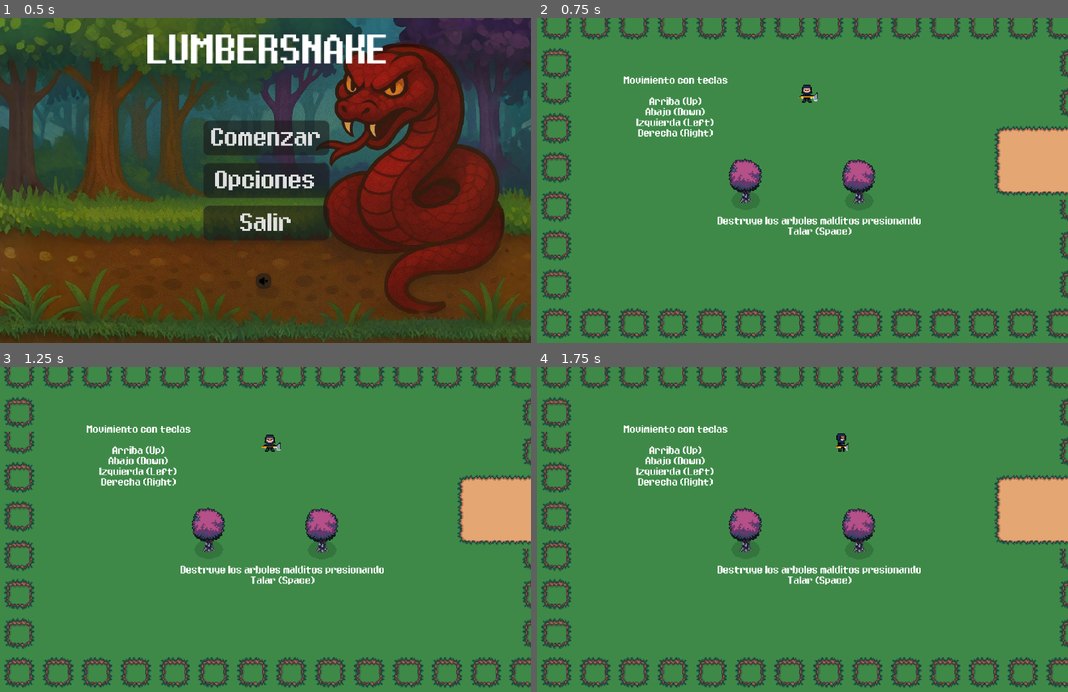
Above: before the commit, frames 1-4 (two rows, left to right).
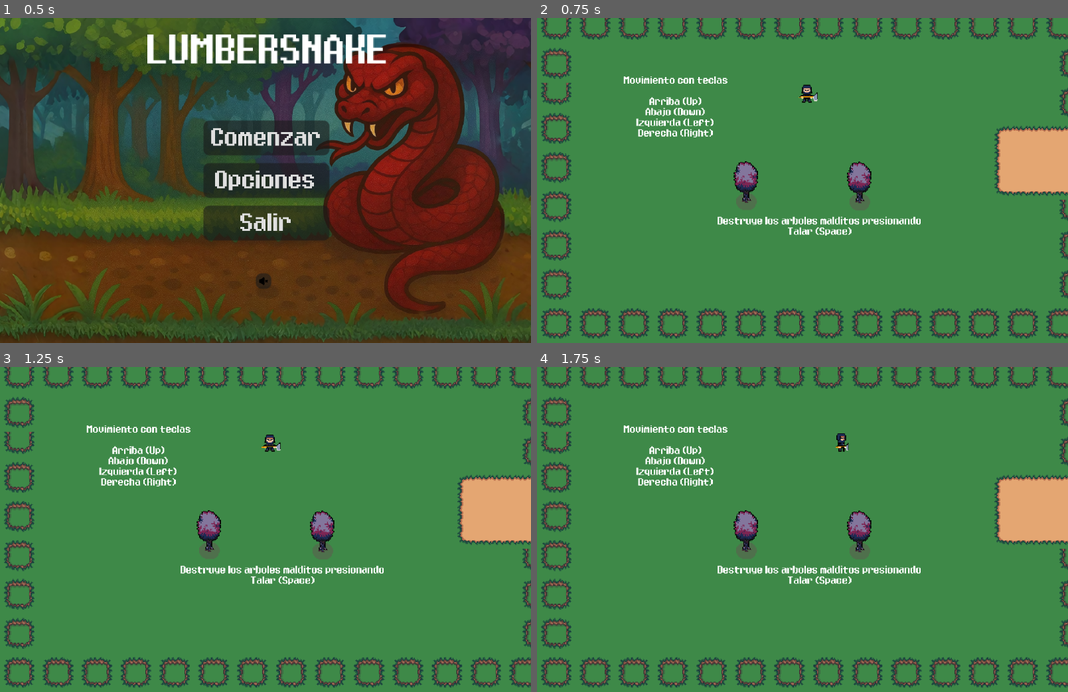
Above: after the commit, the same moments.

Repository: tomas2305/lumbersnake
Game: Godot game, scene res://menus/menu.tscn
Two runs of this game, one before a commit and one after it. Both use one fixed random seed, a clock stepped at 60 frames per second and the inputs below.
Inputs (mouse positions are in pixels of both pictures, inside the frame that each line leads up to):
- Up to frame 1 (0.5 s): no input
- Up to frame 2 (0.75 s): click "Comenzar" at 0.5 s
- Up to frame 3 (1.25 s): no input
- Up to frame 4 (1.75 s): tap Enter at 1.25 s; move the mouse to (919, 513) at 1.27 s; hold Right (right) from 1.28 s (still down); hold Space (hit) from 1.28 s (still down); click (919, 513) at 1.42 s

Frame 1 is identical in both runs. In frame 2, 1.3% of the frame differs, in the area x 36-64%, y 43-60%; in frame 3, 1.3%; in frame 4, 1.3%.

Commit message:
Add tree sprites

Diff:
--- a/player/player.tscn
+++ b/player/player.tscn
@@ -422,7 +422,7 @@
 position = Vector2(0, -2)
 scale = Vector2(1.2, 1.352)
 sprite_frames = SubResource("SpriteFrames_gcmgo")
-animation = &"idle_down"
+animation = &"hit_down"
 
 [node name="CollisionShape2D" type="CollisionShape2D" parent="."]
 position = Vector2(-0.5, 3.5)
--- a/trees/base_tree.gd
+++ b/trees/base_tree.gd
@@ -8,16 +8,20 @@
 @export var min_hits := 3
 @export var max_hits := 6
 
+@onready var chop_area: Area2D = $ChopArea
+
 var required_hits := 0
 var current_hits := 0
 var player_in_area := false
 var player_ref: Player = null
+var returning_to_focus_after_hit = false
 @onready var animated_sprite_2d: AnimatedSprite2D = $AnimatedSprite2D
 
 func _ready() -> void:
 	required_hits = randi_range(min_hits, max_hits)
-	$ChopArea.body_entered.connect(_on_body_entered)
-	$ChopArea.body_exited.connect(_on_body_exited)
+	chop_area.body_entered.connect(_on_body_entered)
+	chop_area.body_exited.connect(_on_body_exited)
+	animated_sprite_2d.connect("animation_finished", Callable(self, "_on_animation_finished"))
 
 func _on_body_entered(body: Node) -> void:
 	if body is Player:
@@ -43,6 +47,10 @@
 	print("Golpe recibido:", current_hits, "/", required_hits)
 
 	emit_signal("sound_emitted", global_position)
+	animated_sprite_2d.play("hit")
+	returning_to_focus_after_hit = true
+
+
 	emit_sound()
 
 	if current_hits >= required_hits:
@@ -57,3 +65,8 @@
 	for body in bodies:
 		if body.has_method("hear_sound"):
 			body.hear_sound(global_position)
+
+func _on_animation_finished():
+	if returning_to_focus_after_hit and animated_sprite_2d.animation == "hit":
+		animated_sprite_2d.play("focus")
+		returning_to_focus_after_hit = false
--- a/trees/base_tree.tscn
+++ b/trees/base_tree.tscn
@@ -1,43 +1,124 @@
-[gd_scene load_steps=13 format=3 uid="uid://b38e16u4df4j2"]
+[gd_scene load_steps=23 format=3 uid="uid://b38e16u4df4j2"]
 
 [ext_resource type="Script" uid="uid://bfc38wvohoqp" path="res://trees/base_tree.gd" id="1_nnvrw"]
-[ext_resource type="Texture2D" uid="uid://wo3u4al0qce5" path="res://assets/Outdoor decoration/cursed tree.png" id="2_r65dl"]
-[ext_resource type="Texture2D" uid="uid://dhkpaxdgtfv2k" path="res://assets/Outdoor decoration/cursed_tree_focus.png" id="3_8uk1c"]
+[ext_resource type="Texture2D" uid="uid://7cumewu8cl6f" path="res://assets/forest/cursed_tree.png" id="2_y4okj"]
 [ext_resource type="AudioStream" uid="uid://ckxajb2sbbta2" path="res://assets/giant-fall-impact-352446.mp3" id="3_y7jcc"]
 [ext_resource type="AudioStream" uid="uid://cagn6a6lb3331" path="res://assets/hitting-stalactites-with-axe-212652.mp3" id="4_y4okj"]
 
-[sub_resource type="AtlasTexture" id="AtlasTexture_k0fvx"]
-atlas = ExtResource("2_r65dl")
-region = Rect2(0, 0, 64, 80)
+[sub_resource type="AtlasTexture" id="AtlasTexture_8uk1c"]
+atlas = ExtResource("2_y4okj")
+region = Rect2(0, 64, 32, 64)
+
+[sub_resource type="AtlasTexture" id="AtlasTexture_jvxhm"]
+atlas = ExtResource("2_y4okj")
+region = Rect2(32, 64, 32, 64)
 
 [sub_resource type="AtlasTexture" id="AtlasTexture_w0p8k"]
-atlas = ExtResource("3_8uk1c")
-region = Rect2(64, 0, 64, 80)
+atlas = ExtResource("2_y4okj")
+region = Rect2(64, 64, 32, 64)
 
 [sub_resource type="AtlasTexture" id="AtlasTexture_1s62u"]
-atlas = ExtResource("3_8uk1c")
-region = Rect2(128, 0, 64, 80)
+atlas = ExtResource("2_y4okj")
+region = Rect2(96, 64, 32, 64)
+
+[sub_resource type="AtlasTexture" id="AtlasTexture_ct7b4"]
+atlas = ExtResource("2_y4okj")
+region = Rect2(128, 64, 32, 64)
+
+[sub_resource type="AtlasTexture" id="AtlasTexture_p1v4u"]
+atlas = ExtResource("2_y4okj")
+region = Rect2(160, 64, 32, 64)
+
+[sub_resource type="AtlasTexture" id="AtlasTexture_4gqdc"]
+atlas = ExtResource("2_y4okj")
+region = Rect2(192, 64, 32, 64)
+
+[sub_resource type="AtlasTexture" id="AtlasTexture_y8abn"]
+atlas = ExtResource("2_y4okj")
+region = Rect2(0, 128, 32, 64)
+
+[sub_resource type="AtlasTexture" id="AtlasTexture_tofx5"]
+atlas = ExtResource("2_y4okj")
+region = Rect2(32, 128, 32, 64)
+
+[sub_resource type="AtlasTexture" id="AtlasTexture_skier"]
+atlas = ExtResource("2_y4okj")
+region = Rect2(64, 128, 32, 64)
+
+[sub_resource type="AtlasTexture" id="AtlasTexture_qek4k"]
+atlas = ExtResource("2_y4okj")
+region = Rect2(96, 128, 32, 64)
+
+[sub_resource type="AtlasTexture" id="AtlasTexture_0lrwt"]
+atlas = ExtResource("2_y4okj")
+region = Rect2(128, 128, 32, 64)
+
+[sub_resource type="AtlasTexture" id="AtlasTexture_mj7v1"]
+atlas = ExtResource("2_y4okj")
+region = Rect2(160, 128, 32, 64)
+
+[sub_resource type="AtlasTexture" id="AtlasTexture_a35r5"]
+atlas = ExtResource("2_y4okj")
+region = Rect2(0, 0, 32, 64)
 
 [sub_resource type="SpriteFrames" id="SpriteFrames_nnvrw"]
 animations = [{
 "frames": [{
 "duration": 1.0,
-"texture": SubResource("AtlasTexture_k0fvx")
-}],
-"loop": true,
-"name": &"default",
-"speed": 5.0
+"texture": SubResource("AtlasTexture_8uk1c")
 }, {
-"frames": [{
+"duration": 1.0,
+"texture": SubResource("AtlasTexture_jvxhm")
+}, {
 "duration": 1.0,
 "texture": SubResource("AtlasTexture_w0p8k")
 }, {
 "duration": 1.0,
 "texture": SubResource("AtlasTexture_1s62u")
+}, {
+"duration": 1.0,
+"texture": SubResource("AtlasTexture_ct7b4")
+}, {
+"duration": 1.0,
+"texture": SubResource("AtlasTexture_p1v4u")
+}, {
+"duration": 1.0,
+"texture": SubResource("AtlasTexture_4gqdc")
 }],
 "loop": true,
 "name": &"focus",
-"speed": 2.0
+"speed": 8.0
+}, {
+"frames": [{
+"duration": 1.0,
+"texture": SubResource("AtlasTexture_y8abn")
+}, {
+"duration": 1.0,
+"texture": SubResource("AtlasTexture_tofx5")
+}, {
+"duration": 1.0,
+"texture": SubResource("AtlasTexture_skier")
+}, {
+"duration": 1.0,
+"texture": SubResource("AtlasTexture_qek4k")
+}, {
+"duration": 1.0,
+"texture": SubResource("AtlasTexture_0lrwt")
+}, {
+"duration": 1.0,
+"texture": SubResource("AtlasTexture_mj7v1")
+}],
+"loop": false,
+"name": &"hit",
+"speed": 8.0
+}, {
+"frames": [{
+"duration": 1.0,
+"texture": SubResource("AtlasTexture_a35r5")
+}],
+"loop": true,
+"name": &"idle",
+"speed": 5.0
 }]
 
 [sub_resource type="RectangleShape2D" id="RectangleShape2D_r65dl"]
@@ -50,13 +131,12 @@
 radius = 229.035
 
 [node name="BaseTree" type="StaticBody2D"]
-position = Vector2(1, 0)
 script = ExtResource("1_nnvrw")
 
 [node name="AnimatedSprite2D" type="AnimatedSprite2D" parent="."]
 sprite_frames = SubResource("SpriteFrames_nnvrw")
-autoplay = "default"
-frame_progress = 0.589086
+animation = &"idle"
+autoplay = "idle"
 
 [node name="CollisionShape2D" type="CollisionShape2D" parent="."]
 position = Vector2(0, 15)
Binary file removed: assets/Outdoor decoration/Oak_Tree.png
Not shown, removed: assets/Outdoor decoration/Oak_Tree.png.import
Binary file removed: assets/Outdoor decoration/Oak_Tree_Small.png
Binary file removed: assets/Outdoor decoration/cursed tree.png
Binary file removed: assets/Outdoor decoration/cursed_tree_focus.png
Binary file added: assets/forest/cursed_tree.png
Not shown, changed: assets/forest/cursed_tree.png.import
Not shown, changed: assets/forest/cursed_tree_focus.png.import
